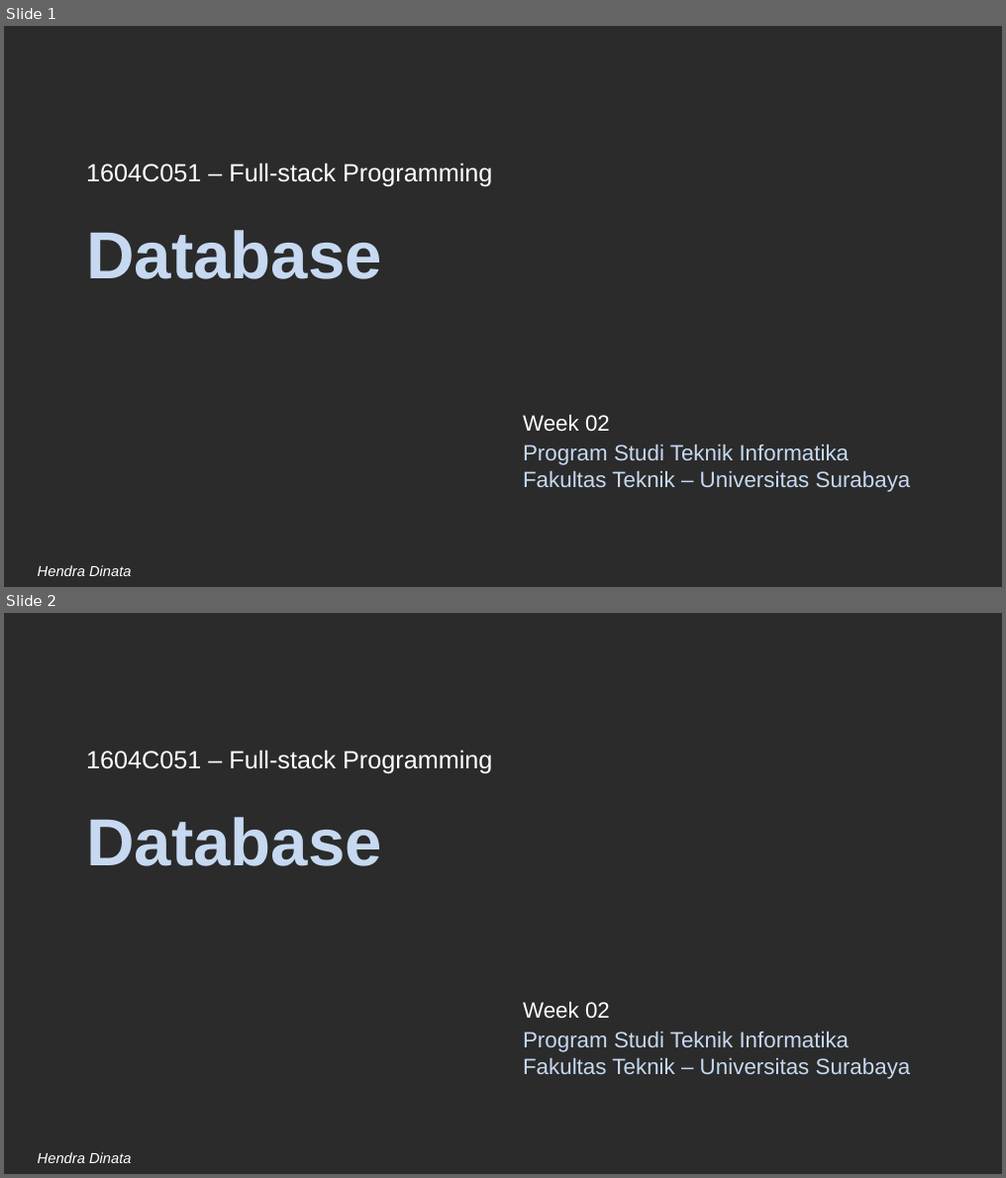
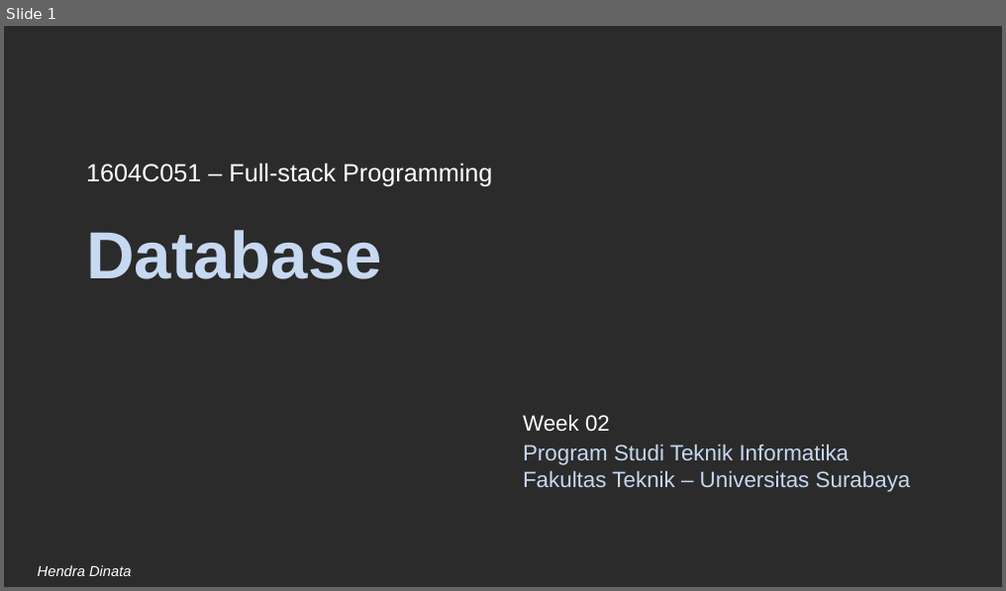
Before and after one commit to rajinkoding/pagihari, a slide deck: Week 02 - DB.pptx. Shown one above the other, each under a label of ours: slides 1 and 2 before the commit, slide 1 after it. The pictures are 1006x1178 and 1006x591 pixels, drawn with LibreOffice and Linux fonts; fonts in the diff are those of the drawing; background and template pictures are left out; a plain dark background stands for a picture behind light text. Boxes give left, top, right and bottom in pixels: in the first picture for what was removed or moved away, otherwise in the second. Text is boxed around its words. In the diff, an @@ line names an element or a change of style, - is before the commit and + after.

Commit message:
editing02

```diff
--- a/Week 02 - DB.pptx
+++ b/Week 02 - DB.pptx
@@ slide 2 removed at bbox=[4, 613, 1002, 1174], background picture (left out); not listed: 1 template element that a slide beside it also shows @@
@@ text removed at bbox=[86, 750, 492, 774] @@
-1604C051 – Full-stack Programming
@@ title removed at bbox=[86, 817, 382, 866] @@
-Database
@@ subtitle removed at bbox=[523, 1002, 610, 1018] @@
-Week 02
@@ text removed at bbox=[38, 1153, 132, 1163] @@
-Hendra Dinata
```
